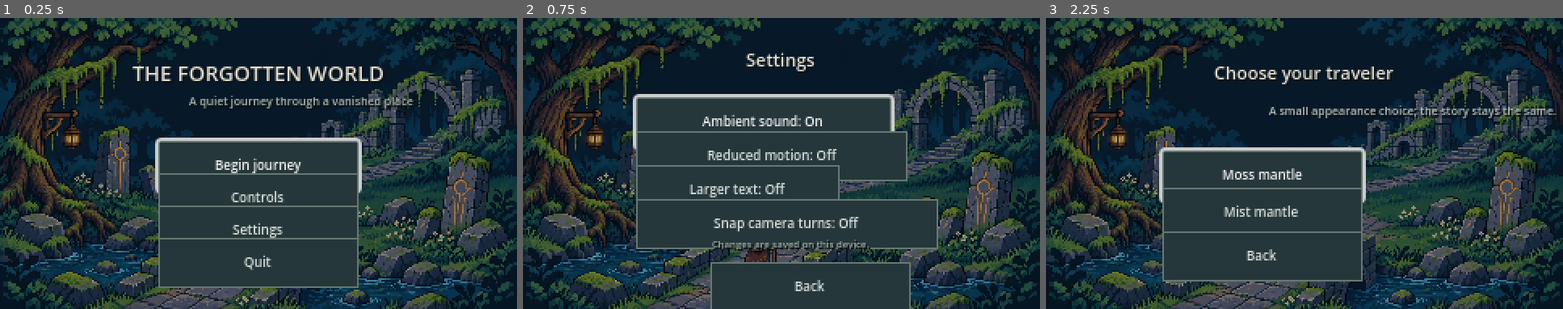
Above: before the commit, frames 1-3 (left to right).
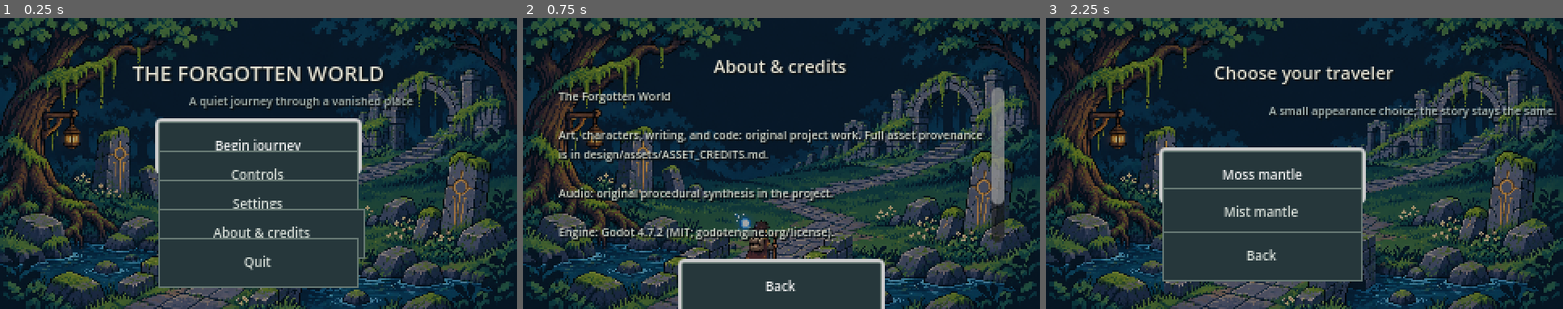
Above: after the commit, the same moments.

Repository: isharpals-06/TFG
Game: Godot game, scene res://src/scenes/main_menu.tscn
Same seed, same stepped clock (60 frames per second), same inputs: the game is played once before the commit and once after it.
Inputs (mouse positions are in pixels of both pictures, inside the frame that each line leads up to):
- Up to frame 1 (0.25 s): no input
- Up to frame 2 (0.75 s): click (786, 233) at 0.5 s, where only the run after the commit has a clickable "About & credits"
- Up to frame 3 (2.25 s): click "Back" at 1.25 s; click "Begin journey" at 2 s

The runs differ from the first frame. In frame 1, 6.1% of the frame differs, in the area x 30-71%, y 34-83%; in frame 2, 27%, in the area x 6-94%, y 11-100%; in frame 3, nothing differs.

Commit message:
Add an in-game credits page

Diff:
--- a/src/scenes/main_menu.gd
+++ b/src/scenes/main_menu.gd
@@ -85,17 +85,42 @@
 	subtitle.size = Vector2(264, 14)
 	subtitle.horizontal_alignment = HORIZONTAL_ALIGNMENT_CENTER
 	_view_root.add_child(subtitle)
-	var button_y := 76.0
-	_add_button("Begin journey", Vector2(98, 76), _show_identity_choice)
-	button_y += 20.0
+	var button_y := 64.0
+	_add_button("Begin journey", Vector2(98, button_y), _show_identity_choice)
+	button_y += 18.0
 	if RunState.has_save():
 		_add_button("Continue", Vector2(98, button_y), _continue_journey)
-		button_y += 20.0
+		button_y += 18.0
 	_add_button("Controls", Vector2(98, button_y), _show_controls)
-	button_y += 20.0
+	button_y += 18.0
 	_add_button("Settings", Vector2(98, button_y), _show_settings)
-	button_y += 20.0
+	button_y += 18.0
+	_add_button("About & credits", Vector2(98, button_y), _show_credits)
+	button_y += 18.0
 	_add_button("Quit", Vector2(98, button_y), _quit_game)
+
+func _show_credits() -> void:
+	_clear_view()
+	_add_centered_title("About & credits", 22)
+	var version: Dictionary = Engine.get_version_info()
+	var version_text := "%s.%s.%s" % [version.get("major", 0), version.get("minor", 0), version.get("patch", 0)]
+	var credits := _label(
+		"The Forgotten World\n\nArt, characters, writing, and code: original project work. Full asset provenance is in design/assets/ASSET_CREDITS.md.\n\nAudio: original procedural synthesis in the project.\n\nEngine: Godot %s (MIT; godotengine.org/license).\n\nGame license: not selected. Rights remain with the creator until release terms are chosen." % version_text,
+		7,
+		Color("#d2d7cb")
+	)
+	credits.autowrap_mode = TextServer.AUTOWRAP_WORD_SMART
+	credits.add_theme_constant_override("line_spacing", 1)
+	credits.custom_minimum_size.x = 268.0
+	credits.size_flags_horizontal = Control.SIZE_EXPAND_FILL
+	var scroll := ScrollContainer.new()
+	scroll.position = Vector2(22, 43)
+	scroll.size = Vector2(276, 96)
+	scroll.horizontal_scroll_mode = ScrollContainer.SCROLL_MODE_DISABLED
+	scroll.follow_focus = true
+	_view_root.add_child(scroll)
+	scroll.add_child(credits)
+	_add_button("Back", Vector2(98, 151), _show_main_menu)
 
 func _show_identity_choice() -> void:
 	_clear_view()
Not shown, changed: docs/04-development/ROADMAP.md
Not shown, changed: docs/04-development/TASK_BREAKDOWN.md
Not shown, changed: docs/05-testing/TEST_CASES.md
Not shown, changed: docs/06-operations/DEPLOYMENT.md
